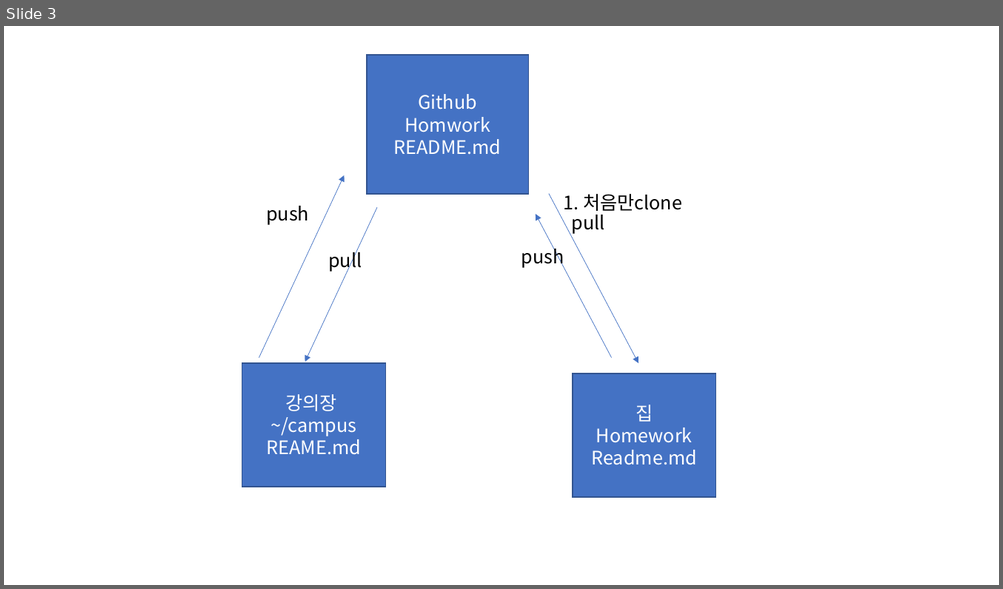
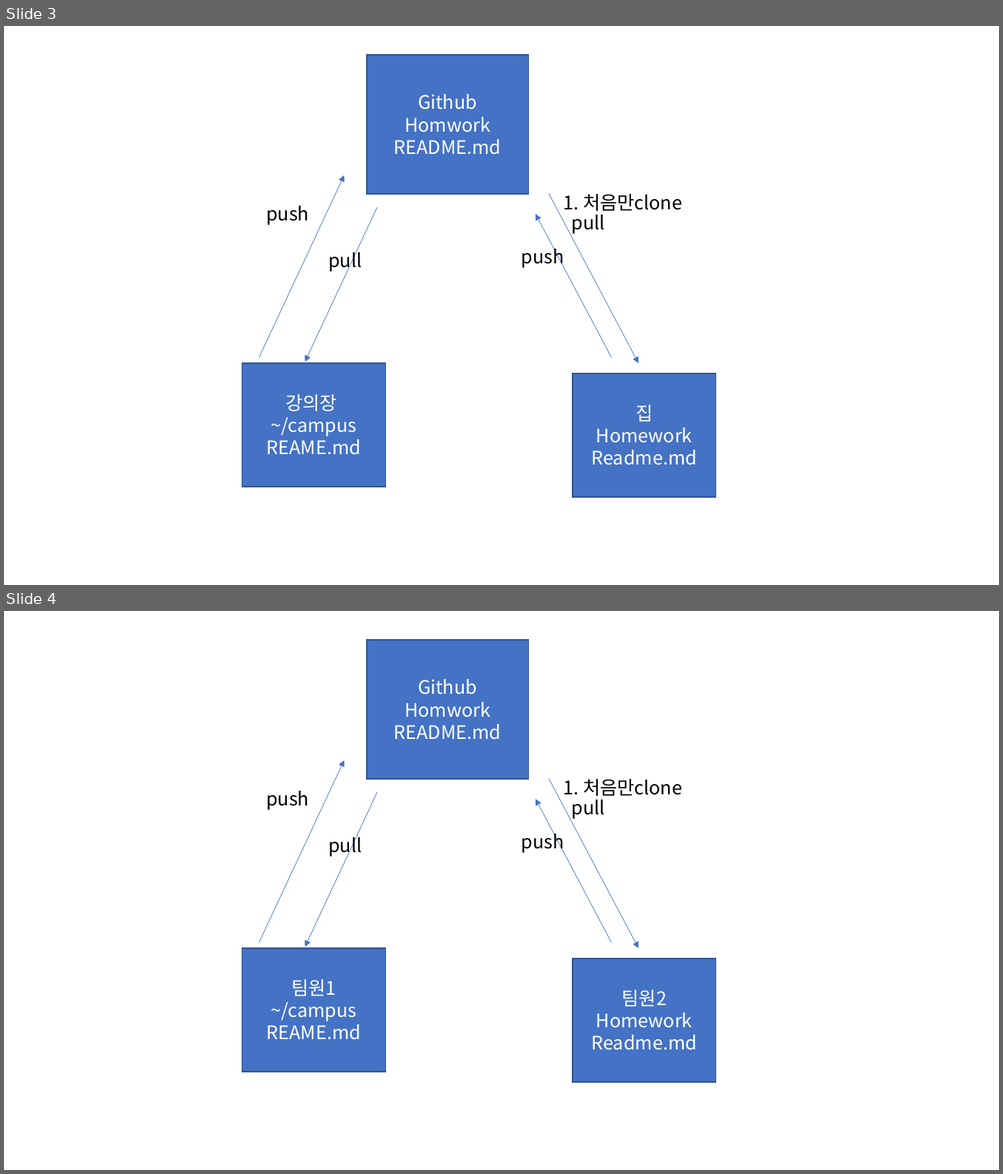
Before and after one commit to adak0102/Githubnote, a slide deck: 프레젠테이션1.pptx. Shown one above the other, each under a label of ours: slide 3 before the commit, slides 3 and 4 after it. The pictures are 1003x589 and 1003x1174 pixels, drawn with LibreOffice and Linux fonts; fonts in the diff are those of the drawing. Boxes give left, top, right and bottom in pixels: in the first picture for what was removed or moved away, otherwise in the second. Text is boxed around its words. In the diff, an @@ line names an element or a change of style, - is before the commit and + after.

```diff
--- a/프레젠테이션1.pptx
+++ b/프레젠테이션1.pptx
@@ slide 4 added at [4, 611, 999, 1170], background #FFFFFF @@
@@ rectangle added at [367, 640, 529, 780], fill #4472C4, outline #325491 1 pt, 18 pt, text #FFFFFF @@
+Github
+Homwork
+README.md
@@ arrow added from (259, 943) to (344, 760), #4472C4 0.5 pt @@
@@ arrow added from (549, 779) to (638, 948), #4472C4 0.5 pt @@
@@ text added at [563, 779, 682, 796], 18 pt, text #000000 @@
+1. 처음만clone
@@ text added at [266, 791, 309, 810], 18 pt, text #000000 @@
+push
@@ arrow added from (377, 792) to (304, 947), #4472C4 0.5 pt @@
@@ arrow added from (612, 943) to (535, 799), #4472C4 0.5 pt @@
@@ text added at [572, 795, 605, 819], 18 pt, text #000000 @@
+pull
@@ text added at [521, 829, 564, 853], 18 pt, text #000000 @@
+push
@@ text added at [328, 833, 361, 857], 18 pt, text #000000 @@
+pull
@@ rectangle added at [242, 948, 385, 1072], fill #4472C4, outline #325491 1 pt, 18 pt, text #FFFFFF @@
+팀원1
+~/campus
+REAME.md
@@ rectangle added at [572, 959, 716, 1082], fill #4472C4, outline #325491 1 pt, 18 pt, text #FFFFFF @@
+팀원2
+Homework
+Readme.md
```
Also in this commit, not shown: 9 other slides added, 3 other files.
